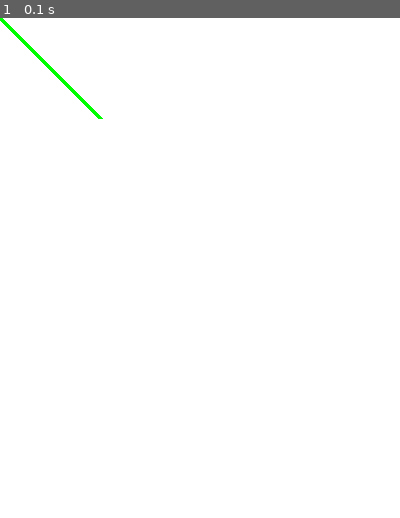
Above: before the commit, frame 1.
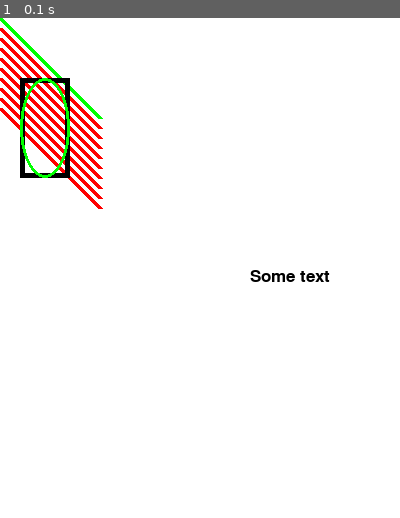
Above: after the commit, the same moment.

Repository: Therealmarquinhos/python
Game: pygame game, started from PythonGaming/chapt5/usingPygame.py
Same seed, same stepped clock (60 frames per second), same inputs: the game is played once before the commit and once after it.
Inputs:
- Up to frame 1 (0.1 s): no input

The runs differ from the first frame. In frame 1, 3.1% of the frame differs, in the area x 0-83%, y 2-53%.

Commit message:
finished chapt 5 reading examples

Diff:
--- a/PythonGaming/chapt5/usingPygame.py
+++ b/PythonGaming/chapt5/usingPygame.py
@@ -42,7 +42,24 @@
     #clearing the screen white
     screen.fill(WHITE)
 
+    #Drawing a green line from 0,0 to 100,100 which is 5 pixels wide
     pygame.draw.line(screen, GREEN, [0, 0], [100, 100], 5)
+
+    #using a loop to draw 5 lines moving down by 10 pixel each time
+    for y_offset in range(10,100,10):
+        pygame.draw.line(screen, RED, [0,y_offset], [100,(100+y_offset)],5)
+        y_offset += 10
+
+    #drawing a rectangle needs the left corner orgin, height and width coordinates.
+    pygame.draw.rect(screen, BLACK, [20, 60, 50, 100],5)
+
+    #drawing an ellipse inside the rectangle
+    pygame.draw.ellipse(screen, GREEN, [20,60,50,100],3)
+
+    #printing text is a 3 stage process. Define the print, shape the text and print it.
+    font = pygame.font.Font(None, 25)
+    text = font.render("Some text", True, BLACK)
+    screen.blit(text,[250,250])
 
     #VERY important to flip the screen. This command flips the graphics to the screen
     pygame.display.flip()
